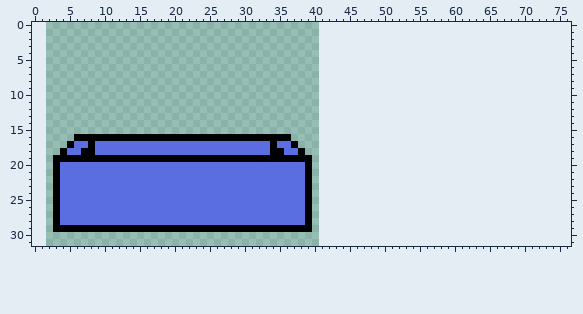
Edited in one commit: pixel-art file (assets/kitty_litter.aseprite). Above is the file before it was changed.
39x54 pixels, 1 frame. The old version is drawn lined up with the new one, on the new canvas.
Once edited:
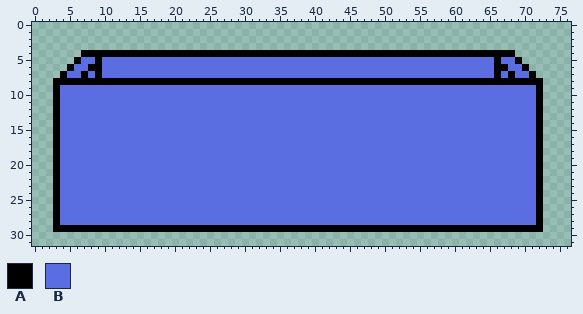
Palette (. is transparent): A #000000  B #5b6ee1
The author wrote: Add sofa and kitty litter asset at escaled
The edit:
canvas 39x54 -> 77x32, the old top-left corner now at 2,-19 (the part of the old canvas that was cut away was empty and is not shown)
Changed rows in their new state; - is an unchanged pixel.
first column x 3:
 4 ----AAAAAAAAAAAAAAAAAAAAAAAAAAAAAAAAAAAAAAAAAAAAAAAAAAAAAAAAAAAAAA----
 5 ---ABBABBBBBBBBBBBBBBBBBBBBBBBBBBBBBBBBBBBBBBBBBBBBBBBBBBBBBBBBABBA---
 6 --ABBAABBBBBBBBBBBBBBBBBBBBBBBBBBBBBBBBBBBBBBBBBBBBBBBBBBBBBBBBAABBA--
 7 -ABBABABBBBBBBBBBBBBBBBBBBBBBBBBBBBBBBBBBBBBBBBBBBBBBBBBBBBBBBBABABBA-
 8 AAAAAAAAAAAAAAAAAAAAAAAAAAAAAAAAAAAAAAAAAAAAAAAAAAAAAAAAAAAAAAAAAAAAAA
 9 ABBBBBBBBBBBBBBBBBBBBBBBBBBBBBBBBBBBBBBBBBBBBBBBBBBBBBBBBBBBBBBBBBBBBA
10 ABBBBBBBBBBBBBBBBBBBBBBBBBBBBBBBBBBBBBBBBBBBBBBBBBBBBBBBBBBBBBBBBBBBBA
11 ABBBBBBBBBBBBBBBBBBBBBBBBBBBBBBBBBBBBBBBBBBBBBBBBBBBBBBBBBBBBBBBBBBBBA
12 ABBBBBBBBBBBBBBBBBBBBBBBBBBBBBBBBBBBBBBBBBBBBBBBBBBBBBBBBBBBBBBBBBBBBA
13 ABBBBBBBBBBBBBBBBBBBBBBBBBBBBBBBBBBBBBBBBBBBBBBBBBBBBBBBBBBBBBBBBBBBBA
14 ABBBBBBBBBBBBBBBBBBBBBBBBBBBBBBBBBBBBBBBBBBBBBBBBBBBBBBBBBBBBBBBBBBBBA
15 ABBBBBBBBBBBBBBBBBBBBBBBBBBBBBBBBBBBBBBBBBBBBBBBBBBBBBBBBBBBBBBBBBBBBA
16 ABBBBBBBBBBBBBBBBBBBBBBBBBBBBBBBBBBBBBBBBBBBBBBBBBBBBBBBBBBBBBBBBBBBBA
17 ABB--B-------------------------B--BBBBBBBBBBBBBBBBBBBBBBBBBBBBBBBBBBBA
18 AB--BB-------------------------BB--BBBBBBBBBBBBBBBBBBBBBBBBBBBBBBBBBBA
19 -BBBBBBBBBBBBBBBBBBBBBBBBBBBBBBBBBBBBBBBBBBBBBBBBBBBBBBBBBBBBBBBBBBBBA
20 ------------------------------------BBBBBBBBBBBBBBBBBBBBBBBBBBBBBBBBBA
21 ------------------------------------BBBBBBBBBBBBBBBBBBBBBBBBBBBBBBBBBA
22 ------------------------------------BBBBBBBBBBBBBBBBBBBBBBBBBBBBBBBBBA
23 ------------------------------------BBBBBBBBBBBBBBBBBBBBBBBBBBBBBBBBBA
24 ------------------------------------BBBBBBBBBBBBBBBBBBBBBBBBBBBBBBBBBA
25 ------------------------------------BBBBBBBBBBBBBBBBBBBBBBBBBBBBBBBBBA
26 ------------------------------------BBBBBBBBBBBBBBBBBBBBBBBBBBBBBBBBBA
27 ------------------------------------BBBBBBBBBBBBBBBBBBBBBBBBBBBBBBBBBA
28 ------------------------------------BBBBBBBBBBBBBBBBBBBBBBBBBBBBBBBBBA
29 -------------------------------------AAAAAAAAAAAAAAAAAAAAAAAAAAAAAAAAA
Boxes around the changes in both pictures, in picture pixels (x1, y1, x2, y2):
changed: (53, 50, 543, 232)
